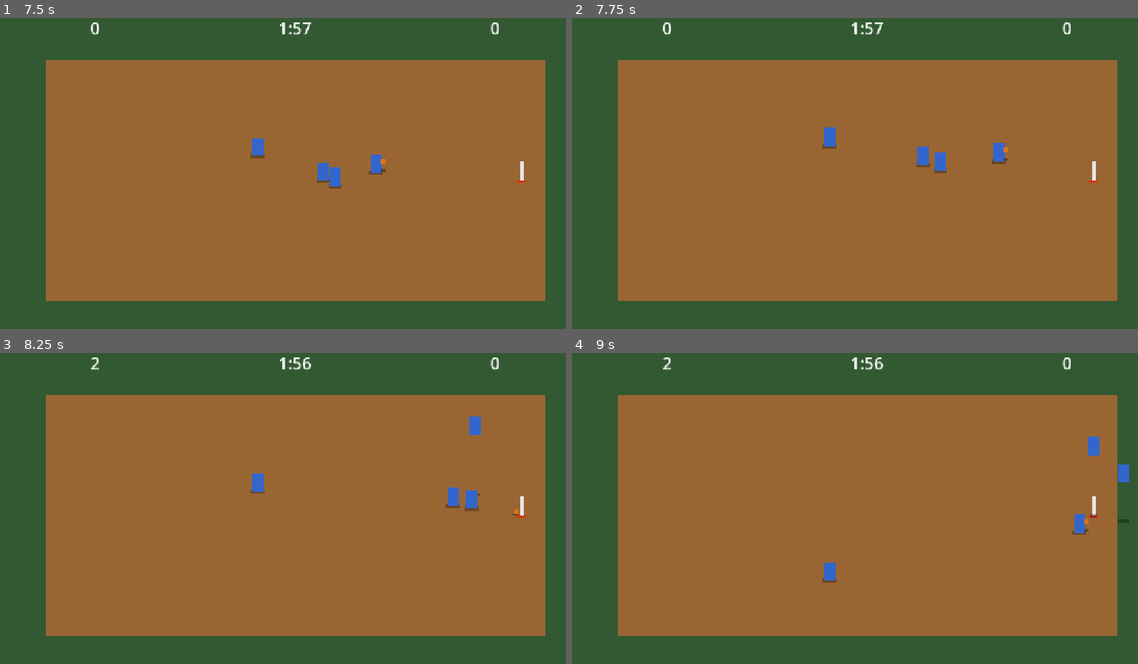
Above: before the commit, frames 1-4 (two rows, left to right).
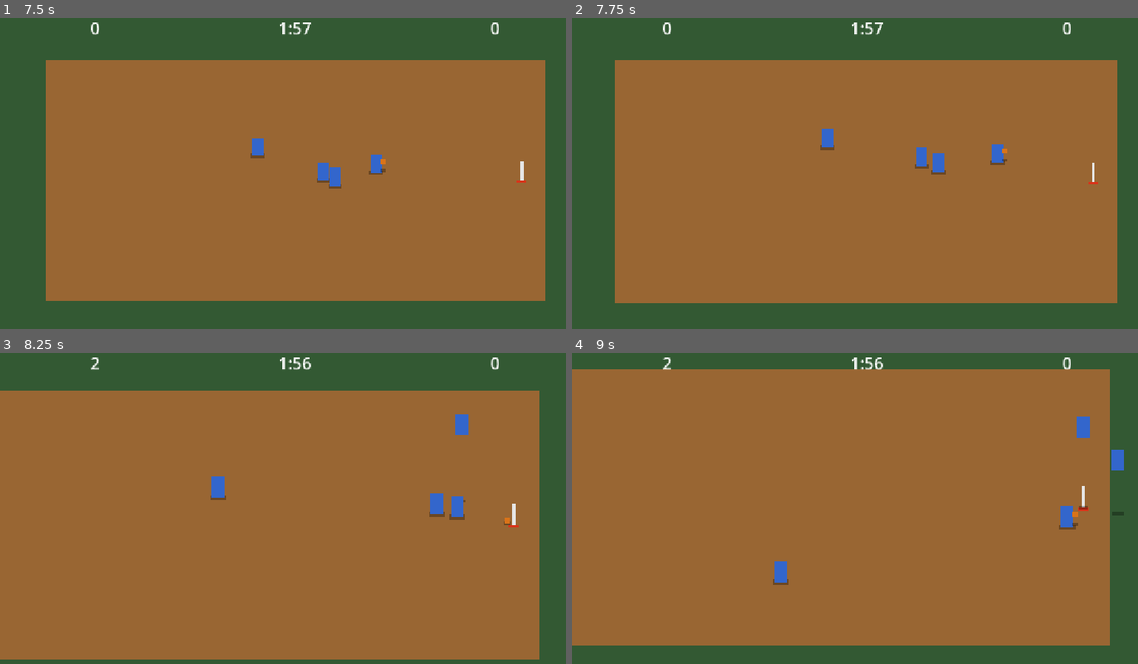
Above: after the commit, the same moments.

Repository: kfiggins/nba-jam-clone
Game: Godot game, scene res://scenes/main/main.tscn
Two runs of this game, one before a commit and one after it. Both use one fixed random seed, a clock stepped at 60 frames per second and the inputs below.
Inputs (mouse positions are in pixels of both pictures, inside the frame that each line leads up to):
- Up to frame 1 (7.5 s): tap Enter at 0.5 s; move the mouse to (424, 164) at 0.52 s; hold D (move_right) 0.53-1.25 s; tap K (pass_ball) at 0.6, 5.1 s; click (424, 164) at 0.67 s; drag from (175, 198) to (294, 176) at 1.27 s; tap R (restart) at 2, 3.5, 5 s; move the mouse to (356, 108) at 2.02 s; hold D (move_right) 2.03-2.75 s; hold L (turbo) 2.03-2.75 s; drag from (266, 248) to (118, 129) at 2.77 s; move the mouse to (475, 229) at 3.52 s; hold A (move_left) 3.53-4.25 s; tap Alt at 3.6 s; drag from (118, 129) to (294, 176) at 4.27 s; move the mouse to (322, 179) at 5.02 s; hold S (move_down) 5.03-5.75 s; click (322, 179) at 5.17 s; drag from (209, 98) to (175, 198) at 5.77 s; move the mouse to (424, 164) at 6.52 s; hold W (move_up) 6.53-7.25 s; hold L (turbo) 6.53-7.25 s; drag from (175, 198) to (339, 179) at 7.27 s
- Up to frame 2 (7.75 s): no input
- Up to frame 3 (8.25 s): move the mouse to (356, 443) at 8.02 s; hold S (move_down) from 8.03 s (still down); tap Alt at 8.1 s
- Up to frame 4 (9 s): release S (move_down) at 8.75 s; drag from (838, 583) to (690, 464) at 8.77 s

Frame 1 is identical in both runs. In frame 2, 1.3% of the frame differs, in the area x 7-97%, y 13-92%; in frame 3, 17%; in frame 4, 19%, in the area x 0-99%, y 5-95%.

Commit message:
Implement Phase 9: Camera System with smooth tracking and rim zoom
Add GameCamera (Camera2D) that tracks ball + nearest players, biases toward
the basket, follows with configurable smooth lerp, and zooms in when action
is near the rim. Camera limits constrain viewport to court bounds. Includes
6 new config values and 21 tests (261 total passing).

Co-Authored-By: Claude Opus 4.6 <noreply@anthropic.com>

Diff:
--- a/resources/default_config.tres
+++ b/resources/default_config.tres
@@ -63,5 +63,11 @@
 ai_block_react_range = 80.0
 ai_steal_cooldown = 1.0
 ai_recovery_threshold = 30.0
+camera_smooth_speed = 5.0
+camera_zoom_base = 1.0
+camera_zoom_action = 1.15
+camera_action_range = 200.0
+camera_zoom_smooth_speed = 3.0
+camera_offset_x = 50.0
 fire_streak_threshold = 3
 fire_shot_bonus = 0.3
--- /dev/null
+++ b/scenes/camera/game_camera.gd
@@ -0,0 +1,88 @@
+class_name GameCamera
+extends Camera2D
+## Tracks the action: follows the ball + nearby players, biases toward the basket,
+## and zooms in when the ball is near the rim.
+
+const COURT_WIDTH := 1280.0
+const COURT_HEIGHT := 720.0
+const FOCUS_WEIGHT := 0.7
+const BASKET_WEIGHT := 0.3
+
+
+func _ready() -> void:
+	enabled = true
+	limit_left = 0
+	limit_right = int(COURT_WIDTH)
+	limit_top = 0
+	limit_bottom = int(COURT_HEIGHT)
+
+
+func _physics_process(delta: float) -> void:
+	var target := _get_target_position()
+	global_position = global_position.lerp(target, GameConfig.data.camera_smooth_speed * delta)
+	_update_zoom(delta)
+
+
+func _get_target_position() -> Vector2:
+	var ball := _get_ball()
+	if not ball:
+		return Vector2(COURT_WIDTH * 0.5, COURT_HEIGHT * 0.5)
+
+	var ball_pos := ball.global_position
+	var players := _get_nearest_players(ball_pos, 2)
+
+	# Average ball + nearest players for focus point
+	var focus := ball_pos
+	if players.size() > 0:
+		var player_avg := Vector2.ZERO
+		for p in players:
+			player_avg += p.global_position
+		player_avg /= players.size()
+		focus = (ball_pos + player_avg) * 0.5
+
+	# Blend in basket position to keep it visible
+	var basket_pos := _get_basket_position()
+	var target := focus * FOCUS_WEIGHT + basket_pos * BASKET_WEIGHT
+
+	# Bias toward basket side
+	target.x += GameConfig.data.camera_offset_x
+
+	return target
+
+
+func _update_zoom(delta: float) -> void:
+	var config := GameConfig.data
+	var ball := _get_ball()
+	var target_zoom := config.camera_zoom_base
+
+	if ball:
+		var basket_pos := _get_basket_position()
+		var dist := ball.global_position.distance_to(basket_pos)
+		if dist < config.camera_action_range:
+			target_zoom = config.camera_zoom_action
+
+	var current := zoom.x
+	var new_zoom := lerpf(current, target_zoom, config.camera_zoom_smooth_speed * delta)
+	zoom = Vector2(new_zoom, new_zoom)
+
+
+func _get_ball() -> Node2D:
+	var nodes := get_tree().get_nodes_in_group("ball")
+	if nodes.size() > 0:
+		return nodes[0] as Node2D
+	return null
+
+
+func _get_basket_position() -> Vector2:
+	var nodes := get_tree().get_nodes_in_group("basket")
+	if nodes.size() > 0:
+		return (nodes[0] as Node2D).global_position
+	return Vector2(1130.0, 360.0)
+
+
+func _get_nearest_players(pos: Vector2, count: int) -> Array:
+	var players := get_tree().get_nodes_in_group("players")
+	players.sort_custom(func(a: Node2D, b: Node2D) -> bool:
+		return a.global_position.distance_squared_to(pos) < b.global_position.distance_squared_to(pos)
+	)
+	return players.slice(0, count)
--- a/scenes/main/main.tscn
+++ b/scenes/main/main.tscn
@@ -6,6 +6,7 @@
 [ext_resource type="PackedScene" path="res://scenes/player/player.tscn" id="4"]
 [ext_resource type="PackedScene" path="res://scenes/ball/ball.tscn" id="5"]
 [ext_resource type="PackedScene" path="res://scenes/court/basket.tscn" id="6"]
+[ext_resource type="Script" path="res://scenes/camera/game_camera.gd" id="7"]
 
 [node name="Main" type="Node2D"]
 script = ExtResource("1")
@@ -37,4 +38,8 @@
 [node name="Ball" parent="." instance=ExtResource("5")]
 position = Vector2(640, 350)
 
+[node name="GameCamera" type="Camera2D" parent="."]
+position = Vector2(640, 360)
+script = ExtResource("7")
+
 [node name="HUD" parent="." instance=ExtResource("3")]
--- a/scripts/resources/game_config_data.gd
+++ b/scripts/resources/game_config_data.gd
@@ -79,6 +79,14 @@
 @export var ai_steal_cooldown: float = 1.0
 @export var ai_recovery_threshold: float = 30.0
 
+# Camera
+@export var camera_smooth_speed: float = 5.0
+@export var camera_zoom_base: float = 1.0
+@export var camera_zoom_action: float = 1.15
+@export var camera_action_range: float = 200.0
+@export var camera_zoom_smooth_speed: float = 3.0
+@export var camera_offset_x: float = 50.0
+
 # On Fire
 @export var fire_streak_threshold: int = 3
 @export var fire_shot_bonus: float = 0.3
--- /dev/null
+++ b/tests/test_game_camera.gd
@@ -0,0 +1,224 @@
+extends GutTest
+
+var _camera: GameCamera
+var _ball: Node2D
+var _basket: Node2D
+var _config: Node
+var _manager: Node
+var _players: Array[Node2D] = []
+
+
+func before_each() -> void:
+	_config = load("res://scripts/autoload/game_config.gd").new()
+	_config.name = "GameConfig"
+	add_child(_config)
+	_manager = load("res://scripts/autoload/game_manager.gd").new()
+	_manager.name = "GameManager"
+	add_child(_manager)
+	_camera = GameCamera.new()
+	_camera.position = Vector2(640, 360)
+	add_child(_camera)
+
+
+func after_each() -> void:
+	if _camera:
+		_camera.queue_free()
+		_camera = null
+	if _ball:
+		_ball.remove_from_group("ball")
+		_ball.queue_free()
+		_ball = null
+	for p in _players:
+		if p:
+			p.remove_from_group("players")
+			p.queue_free()
+	_players.clear()
+	if _basket:
+		_basket.remove_from_group("basket")
+		_basket.queue_free()
+		_basket = null
+	_manager.queue_free()
+	_config.queue_free()
+
+
+# -- Helpers --
+
+func _add_ball(pos: Vector2 = Vector2(640, 360)) -> void:
+	_ball = Node2D.new()
+	_ball.position = pos
+	_ball.add_to_group("ball")
+	add_child(_ball)
+
+
+func _add_basket(pos: Vector2 = Vector2(1130, 360)) -> void:
+	_basket = Node2D.new()
+	_basket.position = pos
+	_basket.add_to_group("basket")
+	add_child(_basket)
+
+
+func _add_player(pos: Vector2) -> Node2D:
+	var p := Node2D.new()
+	p.position = pos
+	p.add_to_group("players")
+	add_child(p)
+	_players.append(p)
+	return p
+
+
+# =============================================================================
+# Config tests
+# =============================================================================
+
+func test_config_camera_smooth_speed() -> void:
+	assert_eq(GameConfig.data.camera_smooth_speed, 5.0)
+
+func test_config_camera_zoom_base() -> void:
+	assert_eq(GameConfig.data.camera_zoom_base, 1.0)
+
+func test_config_camera_zoom_action() -> void:
+	assert_eq(GameConfig.data.camera_zoom_action, 1.15)
+
+func test_config_camera_action_range() -> void:
+	assert_eq(GameConfig.data.camera_action_range, 200.0)
+
+func test_config_camera_zoom_smooth_speed() -> void:
+	assert_eq(GameConfig.data.camera_zoom_smooth_speed, 3.0)
+
+func test_config_camera_offset_x() -> void:
+	assert_eq(GameConfig.data.camera_offset_x, 50.0)
+
+
+# =============================================================================
+# Initialization tests
+# =============================================================================
+
+func test_camera_limits_set() -> void:
+	assert_eq(_camera.limit_left, 0)
+	assert_eq(_camera.limit_right, 1280)
+	assert_eq(_camera.limit_top, 0)
+	assert_eq(_camera.limit_bottom, 720)
+
+func test_camera_is_enabled() -> void:
+	assert_true(_camera.enabled)
+
+
+# =============================================================================
+# Target calculation tests
+# =============================================================================
+
+func test_target_no_ball_returns_center() -> void:
+	var target := _camera._get_target_position()
+	assert_eq(target, Vector2(640, 360))
+
+func test_target_follows_ball_position() -> void:
+	_add_ball(Vector2(800, 400))
+	_add_basket(Vector2(1130, 360))
+	var target := _camera._get_target_position()
+	# Target should be shifted toward ball (right side)
+	assert_gt(target.x, 640.0, "Target should shift right toward ball")
+
+func test_target_includes_nearby_players() -> void:
+	_add_ball(Vector2(600, 360))
+	_add_basket(Vector2(1130, 360))
+	_add_player(Vector2(400, 360))
+	var target_with_player := _camera._get_target_position()
+	# Player at 400 pulls focus left compared to just ball at 600
+	_players[0].position = Vector2(600, 360)
+	var target_player_at_ball := _camera._get_target_position()
+	assert_lt(target_with_player.x, target_player_at_ball.x,
+		"Player left of ball should pull target left")
+
+func test_target_biases_toward_basket() -> void:
+	_add_ball(Vector2(200, 360))
+	_add_basket(Vector2(1130, 360))
+	var target := _camera._get_target_position()
+	# Basket at 1130 should pull target right from ball at 200
+	# Pure ball pos would be ~200, but basket blend + offset pulls right
+	assert_gt(target.x, 200.0, "Target should be pulled toward basket")
+
+func test_target_offset_x_applied() -> void:
+	_add_ball(Vector2(640, 360))
+	_add_basket(Vector2(1130, 360))
+	var target := _camera._get_target_position()
+	# Ball at center, basket at 1130 — target includes offset_x (50)
+	# focus = ball (640,360), blended = 640*0.7 + 1130*0.3 = 787, + 50 = 837
+	assert_gt(target.x, 800.0, "Offset should push target toward basket side")
+
+func test_target_basket_default_when_no_basket_node() -> void:
+	_add_ball(Vector2(640, 360))
+	# No basket added — should use fallback position (1130, 360)
+	var target := _camera._get_target_position()
+	assert_gt(target.x, 640.0, "Should still bias toward default basket position")
+
+
+# =============================================================================
+# Smooth follow tests
+# =============================================================================
+
+func test_camera_moves_toward_target() -> void:
+	_add_ball(Vector2(900, 400))
+	_add_basket(Vector2(1130, 360))
+	var start_pos := _camera.global_position
+	_camera._physics_process(0.016)
+	var new_pos := _camera.global_position
+	var target := _camera._get_target_position()
+	# Camera should have moved closer to target
+	assert_lt(new_pos.distance_to(target), start_pos.distance_to(target),
+		"Camera should move closer to target")
+
+func test_camera_does_not_teleport() -> void:
+	_add_ball(Vector2(1100, 300))
+	_add_basket(Vector2(1130, 360))
+	var start_pos := _camera.global_position
+	_camera._physics_process(0.016)
+	var moved := _camera.global_position.distance_to(start_pos)
+	var total := start_pos.distance_to(_camera._get_target_position())
+	assert_lt(moved, total, "Camera should not teleport to target in one frame")
+
+func test_camera_reaches_target_over_time() -> void:
+	_add_ball(Vector2(800, 400))
+	_add_basket(Vector2(1130, 360))
+	var target := _camera._get_target_position()
+	for i in range(300):
+		_camera._physics_process(0.016)
+	var dist := _camera.global_position.distance_to(target)
+	assert_lt(dist, 5.0, "Camera should reach target after many frames")
+
+
+# =============================================================================
+# Zoom tests
+# =============================================================================
+
+func test_zoom_increases_near_basket() -> void:
+	_add_ball(Vector2(1080, 360))  # Within 200px of basket at 1130
+	_add_basket(Vector2(1130, 360))
+	_camera.zoom = Vector2(1.0, 1.0)
+	for i in range(60):
+		_camera._update_zoom(0.016)
+	assert_gt(_camera.zoom.x, 1.0, "Zoom should increase near basket")
+
+func test_zoom_stays_base_when_far() -> void:
+	_add_ball(Vector2(300, 360))  # Far from basket
+	_add_basket(Vector2(1130, 360))
+	_camera.zoom = Vector2(1.0, 1.0)
+	for i in range(60):
+		_camera._update_zoom(0.016)
+	assert_almost_eq(_camera.zoom.x, 1.0, 0.01, "Zoom should stay at base when far")
+
+func test_zoom_transitions_smoothly() -> void:
+	_add_ball(Vector2(1080, 360))
+	_add_basket(Vector2(1130, 360))
+	_camera.zoom = Vector2(1.0, 1.0)
+	_camera._update_zoom(0.016)
+	# After one frame, zoom should have moved but not reached target
+	assert_gt(_camera.zoom.x, 1.0, "Zoom should start increasing")
+	assert_lt(_camera.zoom.x, GameConfig.data.camera_zoom_action,
+		"Zoom should not jump to action zoom in one frame")
+
+func test_zoom_x_equals_y() -> void:
+	_add_ball(Vector2(1080, 360))
+	_add_basket(Vector2(1130, 360))
+	_camera.zoom = Vector2(1.0, 1.0)
+	_camera._update_zoom(0.016)
+	assert_eq(_camera.zoom.x, _camera.zoom.y, "Zoom X and Y should always match")
Not shown, added: scenes/camera/game_camera.gd.uid
Not shown: 1 places in scenes/main/main.tscn that only renumber resources
Not shown, added: scripts/ai/ai_controller.gd.uid
Not shown, added: tests/test_game_camera.gd.uid
Not shown, changed: docs/phases/phase-09-camera-system.md
